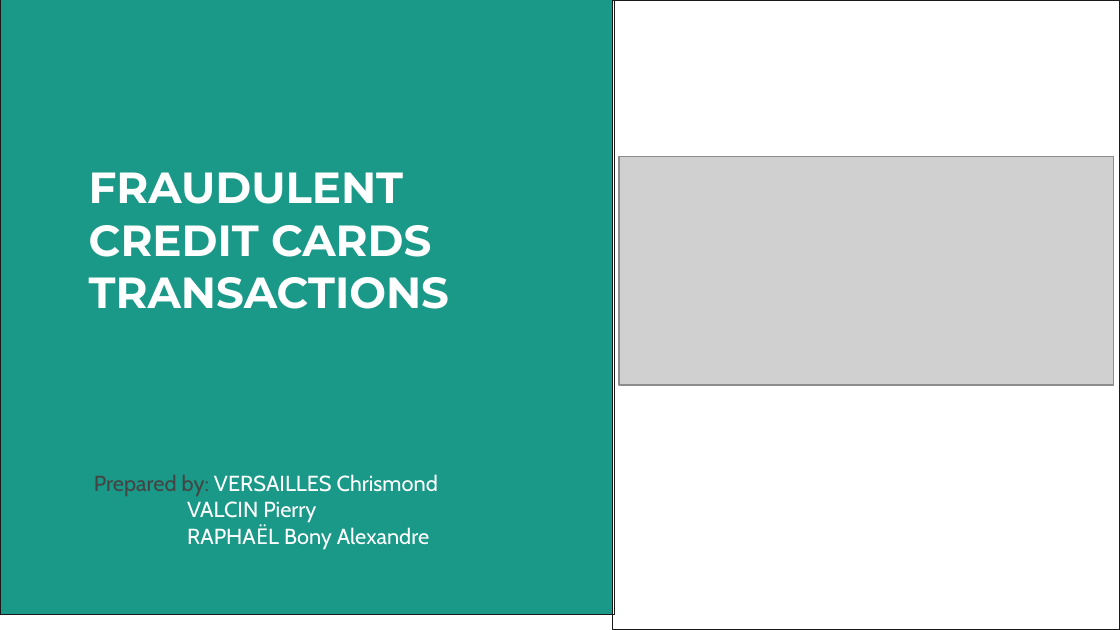
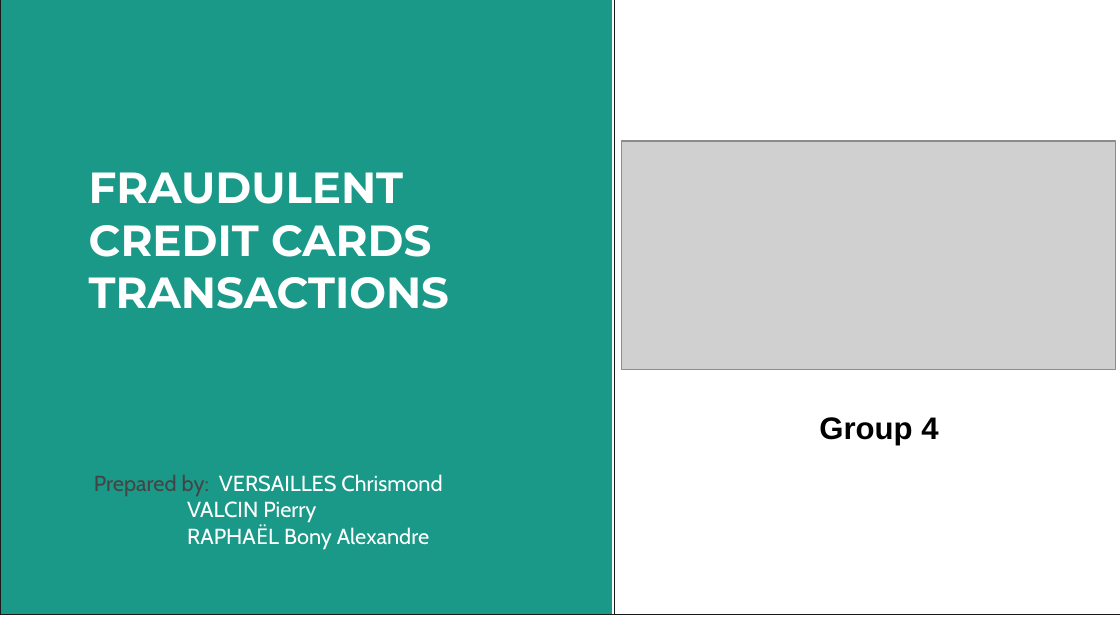
Before and after one commit to VIP509/Business-Intelligence-Project, a slide deck: slide 1 of BI Project Presentation .pptx. Drawn at 1120x630 pixels with LibreOffice and Linux fonts; fonts in the diff are those of the drawing; grey boxes stand for pictures. Boxes give left, top, right and bottom in pixels: in the first picture for what was removed or moved away, otherwise in the second. Text is boxed around its words. In the diff, an @@ line names an element or a change of style, - is before the commit and + after.

```diff
--- a/BI Project Presentation .pptx
+++ b/BI Project Presentation .pptx
@@ freeform shape: place and size @@
-freeform shape at [613, 0, 1120, 629]
+freeform shape at [615, 0, 1120, 614]
@@ freeform shape: place and size @@
-freeform shape at [613, 0, 1120, 629]
+freeform shape at [615, 0, 1120, 614]
@@ picture: place and size @@
-picture at [619, 157, 1113, 385]
+picture at [622, 141, 1116, 370]
@@ picture: place and size @@
-picture at [666, 351, 1110, 468]
+picture at [669, 336, 1112, 454]
@@ rectangle added at [781, 380, 995, 474], fill #FFFFFF, outline #FFFFFF 2 pt, 20 pt, text #000000, bold @@
+Group 4$
@@ text "Prepared by: VERSAILLES Chrismond" rewrapped from [94, 474, 438, 549] to [94, 474, 442, 549] @@
```
Also in this commit, not shown: 8 other slides changed, 1 other file.
